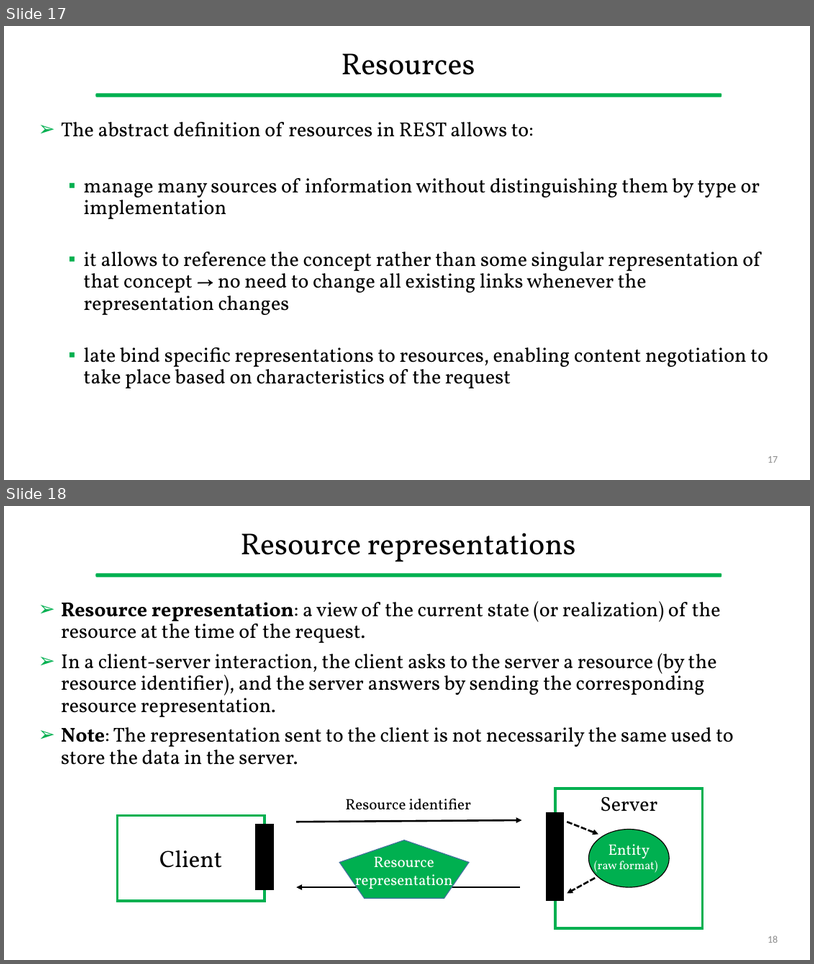
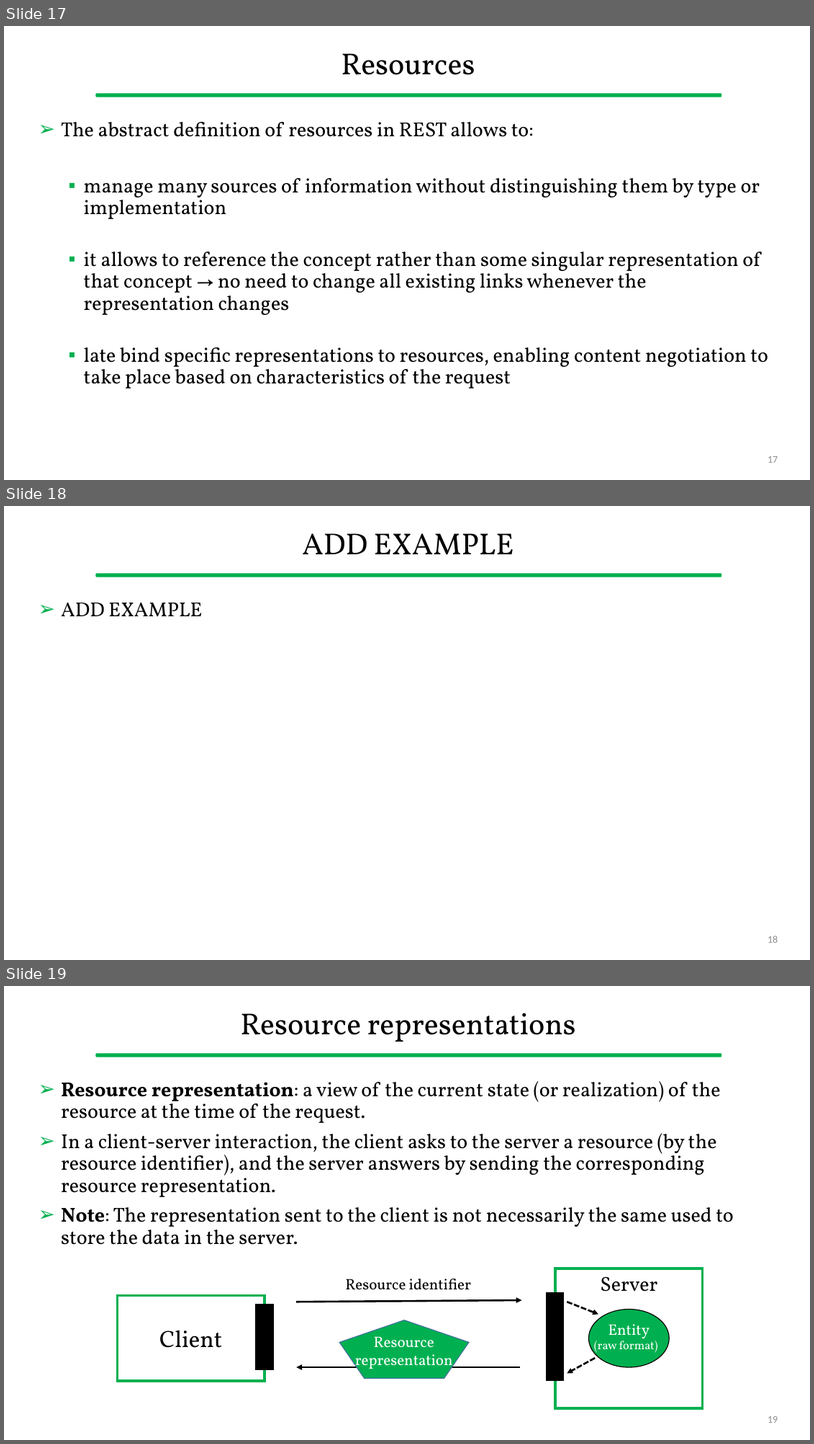
Before and after one commit to gcappon/bwthw, a slide deck: theory_06-representational-state-transfer/theory_06-representational-state-transfer.pptx. Shown one above the other, each under a label of ours: slides 17 and 18 before the commit, slides 17, 18 and 19 after it. The pictures are 814x964 and 814x1444 pixels, drawn with LibreOffice and Linux fonts; fonts in the diff are those of the drawing. Boxes give left, top, right and bottom in pixels: in the first picture for what was removed or moved away, otherwise in the second. Text is boxed around its words. In the diff, an @@ line names an element or a change of style, - is before the commit and + after.

```diff
--- a/theory_06-representational-state-transfer/theory_06-representational-state-transfer.pptx
+++ b/theory_06-representational-state-transfer/theory_06-representational-state-transfer.pptx
@@ slide 18 added at [4, 506, 810, 960], background #FFFFFF; not listed: 1 template element that a slide beside it also shows @@
@@ title added at [302, 533, 514, 555], 36 pt, text #000000 @@
+ADD EXAMPLE
@@ text added at [61, 602, 202, 616], 24 pt, text #000000 @@
+➢ ADD EXAMPLE
@@ page number added at [768, 935, 778, 942], 12 pt, text #8C8C8C @@
+18
@@ what was slide 18 is now slide 19 @@
@@ page number at [768, 1416, 778, 1422]: text changed @@
-18
+19
```
Also in this commit, not shown: 5 other files.
